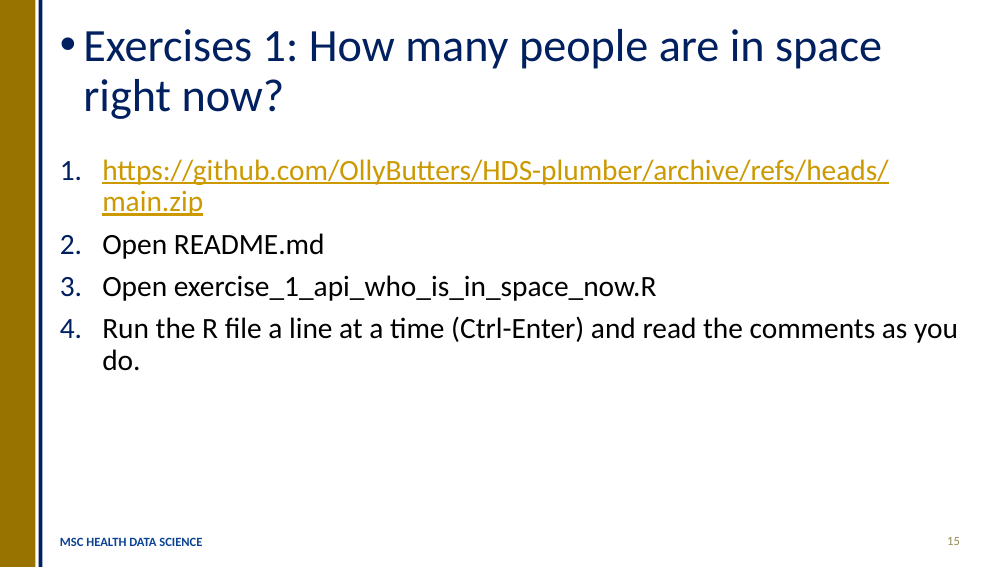
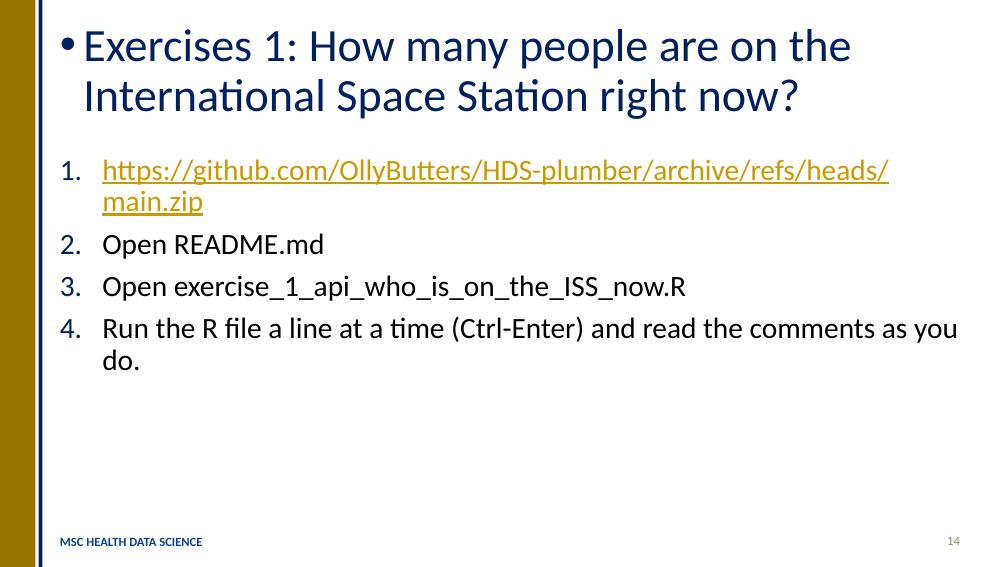
Before and after one commit to OllyButters/HDS-plumber, a slide deck: slide 14 of api_plumber_slides.pptx (slide 15 before the commit). Drawn at 1008x567 pixels with LibreOffice and Linux fonts; fonts in the diff are those of the drawing. Boxes give left, top, right and bottom in pixels: in the first picture for what was removed or moved away, otherwise in the second. Text is boxed around its words. In the diff, an @@ line names an element or a change of style, - is before the commit and + after.

```diff
--- a/api_plumber_slides.pptx
+++ b/api_plumber_slides.pptx
@@ title at box(83, 29, 852, 119): text changed @@
-• Exercises 1: How many people are in space right now?
+• Exercises 1: How many people are on the International Space Station right now?
@@ text at box(102, 275, 686, 301): text changed @@
-3. Open exercise_1_api_who_is_in_space_now.R
+3. Open exercise_1_api_who_is_on_the_ISS_now.R
@@ page number at box(947, 537, 960, 545): text changed @@
-15
+14
```
Also in this commit, not shown: 8 other slides changed, 1 slide removed, 1 other file.
